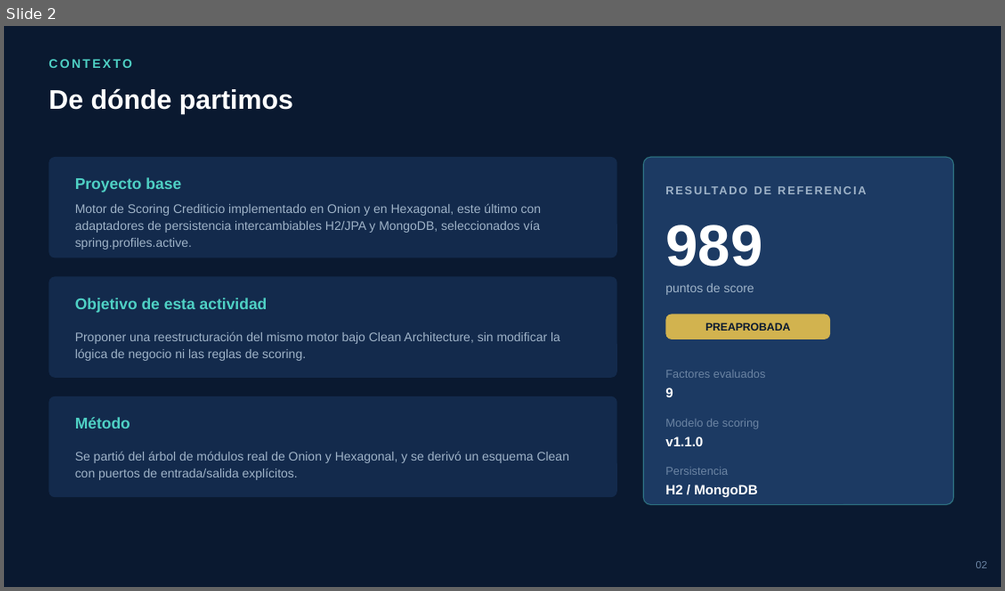
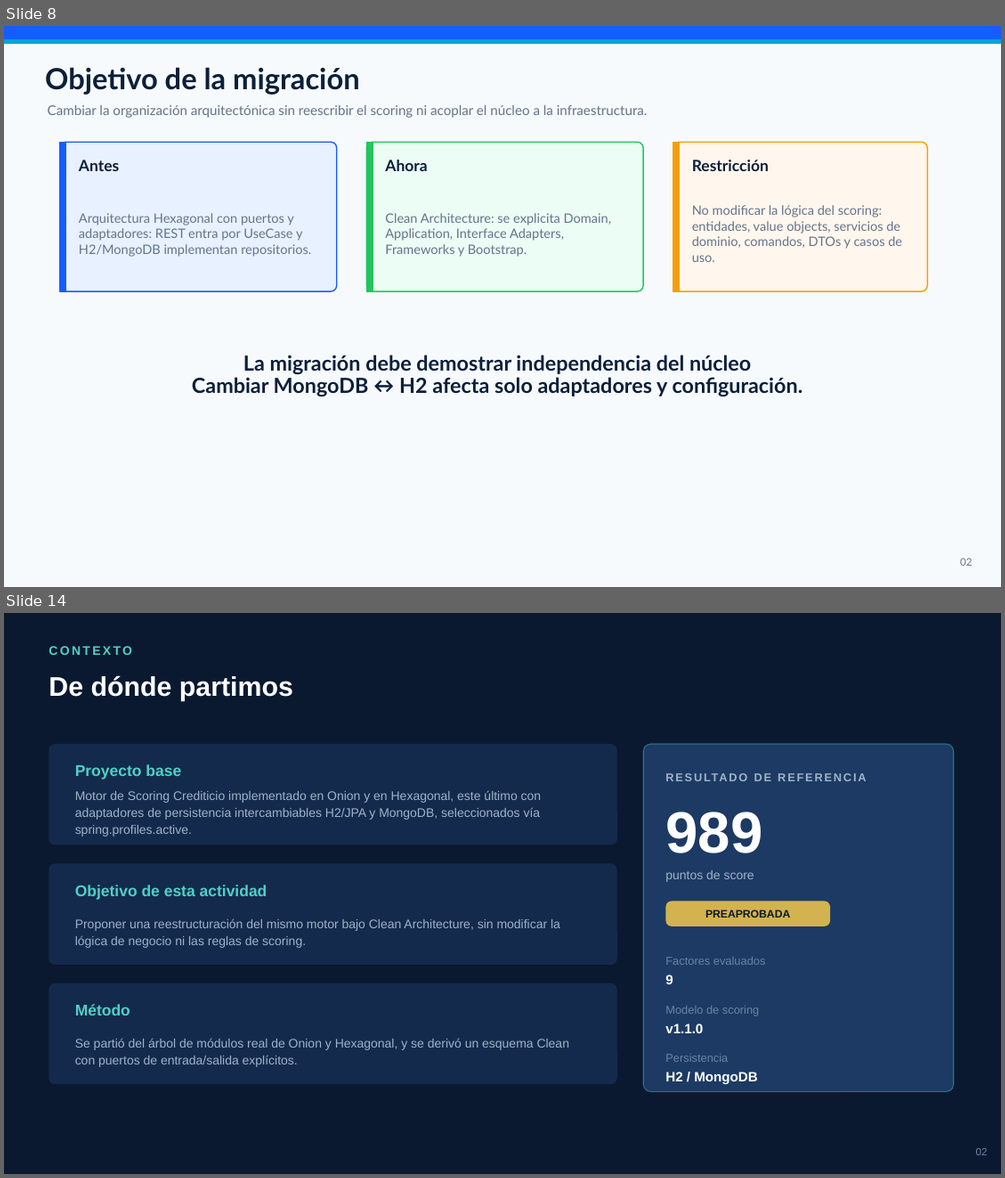
Before and after one commit to JoseJulca/CleanArquitecture, a slide deck: Motor_Scoring_Clean_Architecture.pptx. Shown one above the other, each under a label of ours: slide 2 before the commit, slides 8 and 14 after it; the slides between them are not shown. The pictures are 1005x591 and 1005x1178 pixels, drawn with LibreOffice and Linux fonts; fonts in the diff are those of the drawing. Boxes give left, top, right and bottom in pixels: in the first picture for what was removed or moved away, otherwise in the second. Text is boxed around its words. In the diff, an @@ line names an element or a change of style, - is before the commit and + after.

Commit message:
Arquitectura Clean => ppt actualizado

```diff
--- a/Motor_Scoring_Clean_Architecture.pptx
+++ b/Motor_Scoring_Clean_Architecture.pptx
@@ slide 8 added at [4,26,1001,587], background #F7FAFC @@
@@ rectangle added at [4,26,1001,39], fill #165DFF, outline #165DFF 1 pt @@
@@ rectangle added at [4,39,1001,43], fill #00A6D6, outline #00A6D6 1 pt @@
@@ text added at [45,67,359,95], 28 pt, text #0B1F3A, bold @@
+Objetivo de la migración
@@ text added at [48,105,647,118], 13 pt, text #64748B @@
+Cambiar la organización arquitectónica sin reescribir el scoring ni acoplar el núcleo a la infraestructura.
@@ rounded rectangle added at [60,142,337,291], fill #E8F1FF, outline #165DFF 1.2 pt @@
@@ rectangle added at [60,142,66,291], fill #165DFF, outline #165DFF 1 pt @@
@@ rounded rectangle added at [367,142,643,291], fill #ECFDF5, outline #22C55E 1.2 pt @@
@@ rectangle added at [367,142,372,291], fill #22C55E, outline #22C55E 1 pt @@
@@ rounded rectangle added at [673,142,928,291], fill #FFF7ED, outline #F59E0B 1.2 pt @@
@@ rectangle added at [673,142,680,291], fill #F59E0B, outline #F59E0B 1 pt @@
@@ text added at [79,160,119,171], 15 pt, text #0B1F3A, bold @@
+Antes
@@ text added at [385,160,427,171], 15 pt, text #0B1F3A, bold @@
+Ahora
@@ text added at [692,160,769,171], 15 pt, text #0B1F3A, bold @@
+Restricción
@@ text added at [692,205,902,262], 12.5 pt, text #64748B @@
+No modificar la lógica del scoring: entidades, value objects, servicios de dominio, comandos, DTOs y casos de uso.
@@ text added at [79,213,311,257], 12.5 pt, text #64748B @@
+Arquitectura Hexagonal con puertos y adaptadores: REST entra por UseCase y H2/MongoDB implementan repositorios.
@@ text added at [385,213,611,257], 12.5 pt, text #64748B @@
+Clean Architecture: se explicita Domain, Application, Interface Adapters, Frameworks y Bootstrap.
@@ text added at [192,354,803,397], 20 pt, text #0B1F3A, bold @@
+La migración debe demostrar independencia del núcleo
+Cambiar MongoDB ↔ H2 afecta solo adaptadores y configuración.
@@ text added at [960,557,971,565], 10 pt, text #64748B @@
+02
@@ what was slide 2 is now slide 14 @@
```
Also in this commit, not shown: 1 slide changed, 13 other slides added, 1 slide removed, 1 other file.
